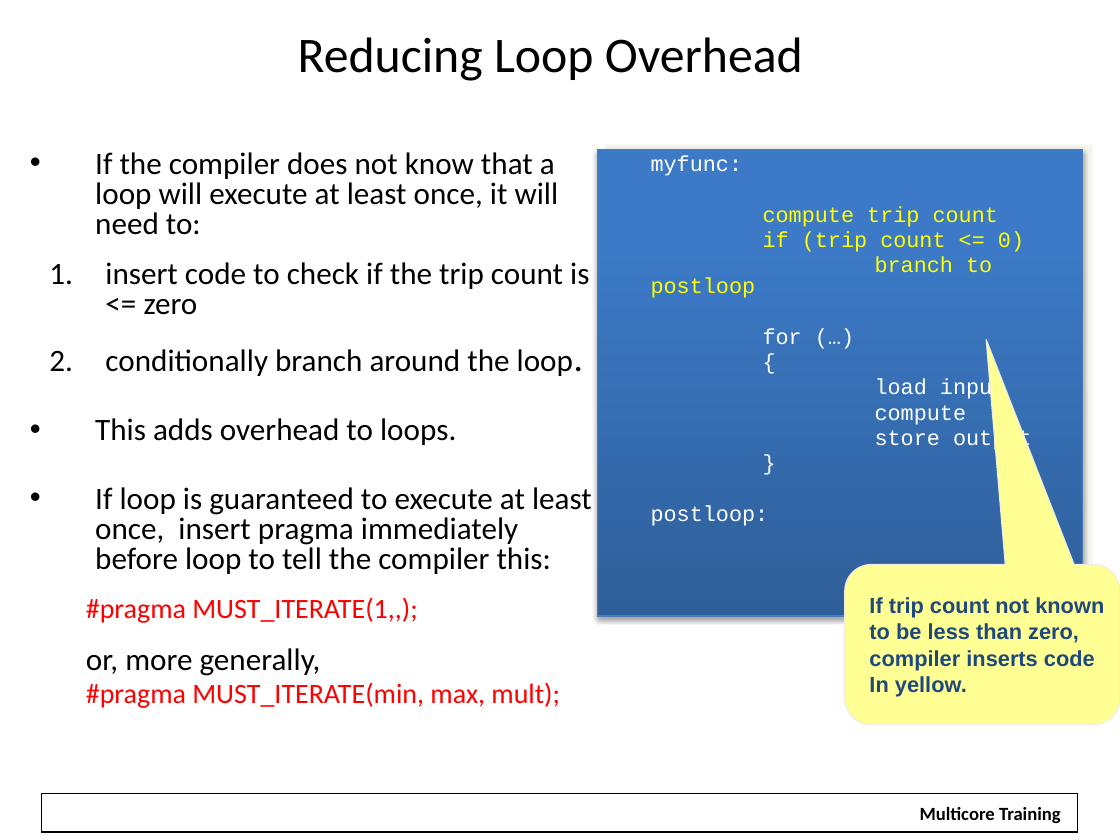
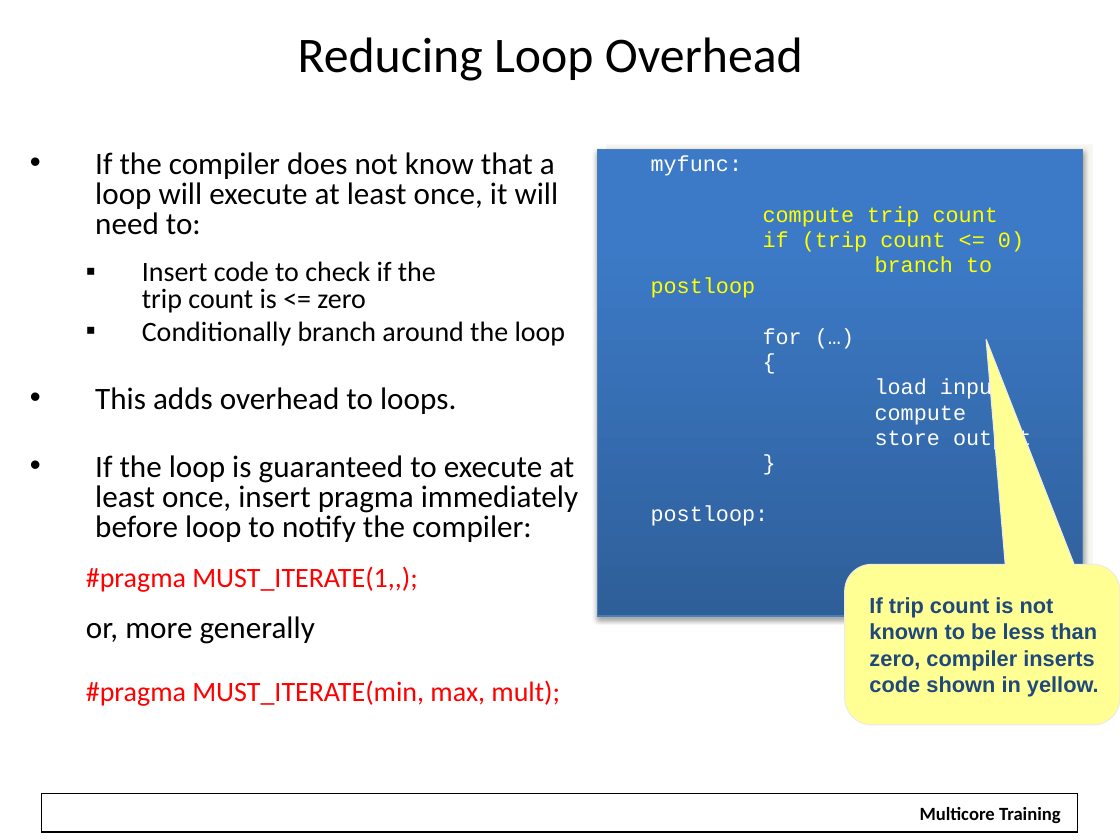
Before and after one commit to hari1989/keystone-workshop, a slide deck: slide 43 of preliminary/Working/presentations/KeyStone Optimization.pptx (slide 42 before the commit). Drawn at 1120x840 pixels with LibreOffice and Linux fonts; fonts in the diff are those of the drawing; background and template pictures are left out. Boxes give left, top, right and bottom in pixels: in the first picture for what was removed or moved away, otherwise in the second. Text is boxed around its words. In the diff, an @@ line names an element or a change of style, - is before the commit and + after.

```diff
--- a/preliminary/Working/presentations/KeyStone Optimization.pptx
+++ b/preliminary/Working/presentations/KeyStone Optimization.pptx
@@ text at box(142, 261, 566, 346): text changed; size 20 to 18 pt @@
-1. insert code to check if the trip count is <= zero
-2. conditionally branch around the loop.
+  ▪ Insert code to check if the
+    trip count is <= zero
+  ▪ Conditionally branch around the loop
@@ text at box(95, 455, 578, 542): text changed @@
-• If loop is guaranteed to execute at least once, insert pragma immediately before loop to tell the compiler this:
+• If the loop is guaranteed to execute at least once, insert pragma immediately before loop to notify the compiler:
@@ text at box(869, 597, 1099, 696): text changed @@
-If trip count not known
-to be less than zero,
-compiler inserts code
-In yellow.
+If trip count is not known to be less than zero, compiler inserts code shown in yellow.
@@ text at box(86, 616, 315, 644): text changed @@
-  or, more generally,
+  or, more generally
```
Also in this commit, not shown: 49 other slides changed, 2 slides added, 1 slide removed.
